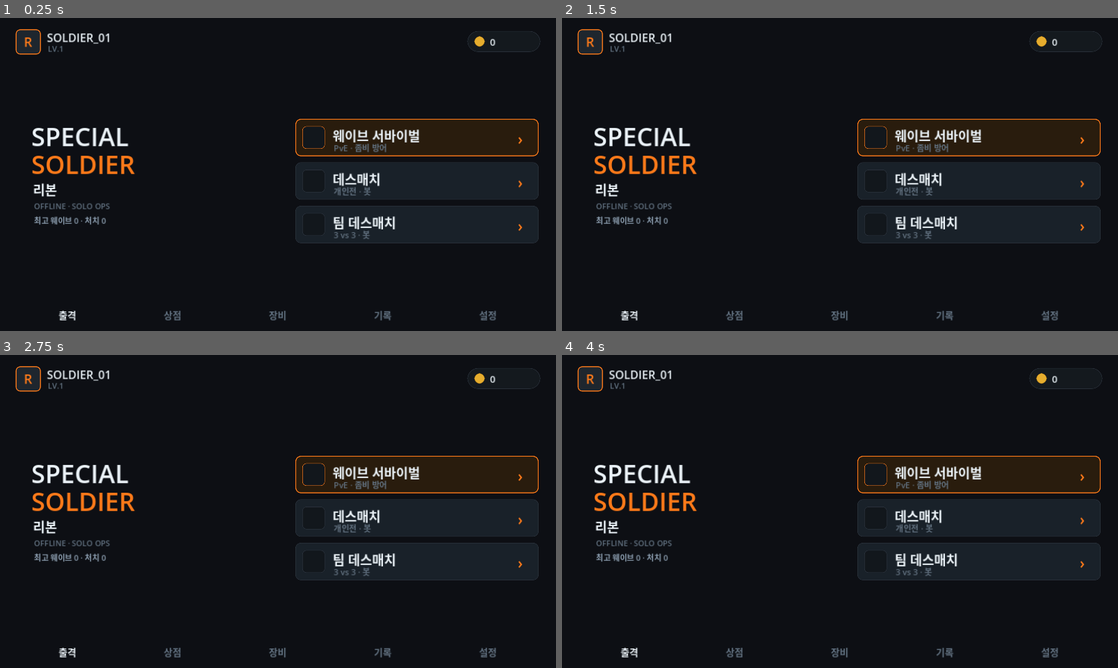
Above: before the commit, frames 1-4 (two rows, left to right).
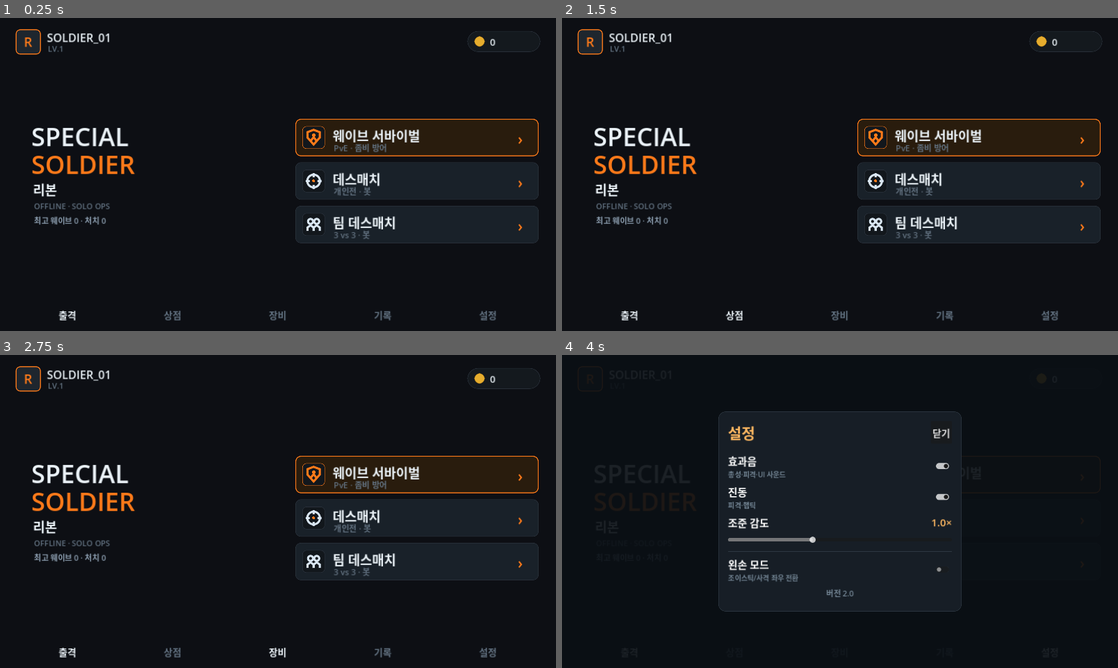
Above: after the commit, the same moments.

Repository: jjongjjongs/Reborn
Game: Godot game, scene res://Menu.tscn
The game is run twice, just before and just after one commit, with the same random seed, the same clock (stepped at 60 frames per second) and the same inputs.
Inputs (mouse positions are in pixels of both pictures, inside the frame that each line leads up to):
- Up to frame 1 (0.25 s): no input
- Up to frame 2 (1.5 s): click (628, 315) at 0.5 s, where only the run after the commit has a clickable "출격"; click (734, 315) at 1.25 s, where only the run after the commit has a clickable "상점"
- Up to frame 3 (2.75 s): click (278, 652) at 2 s, where only the run after the commit has a clickable "장비"
- Up to frame 4 (4 s): click (945, 652) at 2.75 s, where only the run after the commit has a clickable "기록"; click (1051, 652) at 3.5 s, where only the run after the commit has a clickable "설정"

The runs differ from the first frame. In frame 1, 0.2% of the frame differs, in the area x 55-58%, y 35-68%; in frame 2, 0.3%; in frame 3, 0.3%; in frame 4, 9.9%, in the area x 2-98%, y 3-97%.

Commit message:
feat: 설정 시스템 + 메뉴 모드 아이콘 (v21)
- controls.gd: 설정 영속화 — 효과음/진동/조준 감도/왼손 모드(user:// 저장).
  Controls.vibrate() 헬퍼(Input.vibrate_handheld).
- settings.gd (autoload Settings): 설정 오버레이(토글·슬라이더). 메뉴 '설정' 탭과
  일시정지 '설정' 버튼에서 열림. 변경 즉시 저장.
- sfx.gd: 효과음 off면 재생 생략. player.gd: 피격 시 진동.
- joystick.gd: 조준 감도(look_sens) 반영, 왼손 모드 시 조이스틱/버튼 좌우 반전.
- mode_icon.gd (ModeIcon): 메뉴 빈 네모에 벡터 아이콘(방패/레티클/두 명).
- menu.gd: 모드 아이콘 표시, 하단 '설정' 탭 → 설정 열기.
- project.godot: config/version="2.0". 버전 20→21 (1.9→2.0)

Co-Authored-By: Claude Opus 4.8 <noreply@anthropic.com>
Claude-Session: https://claude.ai/code/session_017gCHGQkLFHx2VS6S1QuV14

Diff:
--- a/game/controls.gd
+++ b/game/controls.gd
@@ -49,6 +49,16 @@
 var best_wave: int = 0
 var best_kills: int = 0
 var best_time: float = 0.0
+
+# --- settings (persisted) ---
+var sfx_on: bool = true
+var vibrate_on: bool = true
+var look_sens: float = 1.0      # 0.4 .. 2.0 multiplier
+var left_handed: bool = false
+
+func vibrate(ms: int = 40) -> void:
+	if vibrate_on:
+		Input.vibrate_handheld(ms)
 
 func _ready() -> void:
 	process_mode = Node.PROCESS_MODE_ALWAYS
@@ -111,6 +121,13 @@
 		best_wave = int(data.get("best_wave", 0))
 		best_kills = int(data.get("best_kills", 0))
 		best_time = float(data.get("best_time", 0.0))
+		sfx_on = bool(data.get("sfx_on", true))
+		vibrate_on = bool(data.get("vibrate_on", true))
+		look_sens = clampf(float(data.get("look_sens", 1.0)), 0.4, 2.0)
+		left_handed = bool(data.get("left_handed", false))
+
+func save_settings() -> void:
+	_save_best()
 
 func _save_best() -> void:
 	var f := FileAccess.open(SAVE_PATH, FileAccess.WRITE)
@@ -118,5 +135,7 @@
 		return
 	f.store_string(JSON.stringify({
 		"best_wave": best_wave, "best_kills": best_kills, "best_time": best_time,
+		"sfx_on": sfx_on, "vibrate_on": vibrate_on,
+		"look_sens": look_sens, "left_handed": left_handed,
 	}))
 	f.close()
--- a/game/joystick.gd
+++ b/game/joystick.gd
@@ -37,10 +37,13 @@
 
 func _centers() -> Dictionary:
 	var s := get_viewport().get_visible_rect().size
+	var lh := Controls.left_handed
+	var fx := 150.0 if lh else s.x - 150.0        # fire / jump column
+	var rx := 370.0 if lh else s.x - 370.0        # reload (toward center)
 	return {
-		"fire": Vector2(s.x - 150.0, s.y - 160.0),
-		"jump": Vector2(s.x - 150.0, s.y - 380.0),
-		"reload": Vector2(s.x - 370.0, s.y - 160.0),
+		"fire": Vector2(fx, s.y - 160.0),
+		"jump": Vector2(fx, s.y - 380.0),
+		"reload": Vector2(rx, s.y - 160.0),
 	}
 
 func _role_at(pos: Vector2) -> String:
@@ -51,7 +54,9 @@
 		return "jump"
 	if pos.distance_to(c["reload"]) <= R_SMALL:
 		return "reload"
-	if pos.x < get_viewport().get_visible_rect().size.x * 0.5:
+	var on_left := pos.x < get_viewport().get_visible_rect().size.x * 0.5
+	# move stick lives on the opposite side from the action buttons
+	if on_left == (not Controls.left_handed):
 		return "move"
 	return "look"
 
@@ -103,7 +108,7 @@
 			Controls.move = off / MOVE_RADIUS
 			queue_redraw()
 		if _look.has(d.index):
-			Controls.look += (d.position - _look[d.index]) * LOOK_SENS
+			Controls.look += (d.position - _look[d.index]) * LOOK_SENS * Controls.look_sens
 			_look[d.index] = d.position
 
 func _active(role: String) -> bool:
--- a/game/menu.gd
+++ b/game/menu.gd
@@ -57,11 +57,11 @@
 
 # ---- mode stack (right) ----
 func _mode_stack() -> void:
-	_mode("웨이브 서바이벌", "PvE · 좀비 방어", "res://Main.tscn", 232, true)
-	_mode("데스매치", "개인전 · 봇", "res://Deathmatch.tscn", 332, false)
-	_mode("팀 데스매치", "3 vs 3 · 봇", "res://TeamDeathmatch.tscn", 432, false)
+	_mode("웨이브 서바이벌", "PvE · 좀비 방어", "res://Main.tscn", 232, true, "survival")
+	_mode("데스매치", "개인전 · 봇", "res://Deathmatch.tscn", 332, false, "dm")
+	_mode("팀 데스매치", "3 vs 3 · 봇", "res://TeamDeathmatch.tscn", 432, false, "team")
 
-func _mode(title: String, subtitle: String, scene: String, y: float, primary: bool) -> void:
+func _mode(title: String, subtitle: String, scene: String, y: float, primary: bool, kind: String) -> void:
 	var p := Control.new()
 	p.anchor_left = 1.0; p.anchor_right = 1.0
 	p.offset_left = -600; p.offset_right = -40
@@ -73,6 +73,11 @@
 	p.add_child(bgp)
 	var ic := _panel(Vector2(16, 17), Vector2(52, 52), Color(0.07, 0.09, 0.11), ACCENT if primary else LINE, 1, 9)
 	p.add_child(ic)
+	var icon := ModeIcon.new()
+	icon.kind = kind
+	icon.col = ACCENT if primary else Color(0.85, 0.90, 0.95)
+	icon.set_anchors_preset(Control.PRESET_FULL_RECT)
+	ic.add_child(icon)
 	var t := _label(title, 30, FG, false); t.position = Vector2(86, 16); p.add_child(t)
 	var s := _label(subtitle, 19, DIM, false); s.position = Vector2(88, 52); p.add_child(s)
 	var arr := _label("›", 34, ACCENT, true)
@@ -97,12 +102,16 @@
 	bar.add_theme_constant_override("separation", 10)
 	add_child(bar)
 	for i in ["출격", "상점", "장비", "기록", "설정"]:
-		var l := Label.new(); l.text = i
-		l.add_theme_font_size_override("font_size", 22)
-		l.add_theme_color_override("font_color", FG if i == "출격" else DIM)
-		l.horizontal_alignment = HORIZONTAL_ALIGNMENT_CENTER
-		l.size_flags_horizontal = Control.SIZE_EXPAND_FILL
-		bar.add_child(l)
+		var b := Button.new(); b.text = i; b.flat = true; b.focus_mode = Control.FOCUS_NONE
+		b.add_theme_font_size_override("font_size", 22)
+		b.add_theme_color_override("font_color", FG if i == "출격" else DIM)
+		b.add_theme_color_override("font_hover_color", FG)
+		b.size_flags_horizontal = Control.SIZE_EXPAND_FILL
+		if i == "설정":
+			b.pressed.connect(func() -> void: Sfx.play("ui"); Settings.open())
+		else:
+			b.pressed.connect(func() -> void: Sfx.play("ui"))
+		bar.add_child(b)
 
 # ---- helpers ----
 func _label(txt: String, size: int, col: Color, bold: bool) -> Label:
--- /dev/null
+++ b/game/mode_icon.gd
@@ -0,0 +1,47 @@
+class_name ModeIcon
+extends Control
+## Small vector icon drawn for menu mode buttons (fills the empty tile).
+## kind: "survival" (shield), "dm" (reticle), "team" (two figures).
+
+var kind := "survival"
+var col := Color(1.0, 0.72, 0.38)
+
+func _ready() -> void:
+	mouse_filter = Control.MOUSE_FILTER_IGNORE
+
+func _p(x: float, y: float) -> Vector2:
+	# map a 24x24 design box to the control, centered, 82% scale
+	var d: float = minf(size.x, size.y) * 0.82
+	var ox := (size.x - d) * 0.5
+	var oy := (size.y - d) * 0.5
+	return Vector2(ox + x / 24.0 * d, oy + y / 24.0 * d)
+
+func _w() -> float:
+	return maxf(2.0, minf(size.x, size.y) * 0.07)
+
+func _draw() -> void:
+	match kind:
+		"survival": _shield()
+		"dm": _reticle()
+		"team": _team()
+
+func _shield() -> void:
+	var pts := PackedVector2Array([
+		_p(12, 2), _p(20, 5), _p(20, 12), _p(12, 21), _p(4, 12), _p(4, 5), _p(12, 2)])
+	draw_polyline(pts, col, _w(), true)
+	draw_circle(_p(12, 9), _w() * 1.1, col)
+	draw_polyline(PackedVector2Array([_p(8.5, 16), _p(12, 11.5), _p(15.5, 16)]), col, _w(), true)
+
+func _reticle() -> void:
+	draw_arc(_p(12, 12), minf(size.x, size.y) * 0.28, 0.0, TAU, 40, col, _w(), true)
+	for a in [Vector2(12, 2), Vector2(12, 22), Vector2(2, 12), Vector2(22, 12)]:
+		var dir := (_p(a.x, a.y) - _p(12, 12)).normalized()
+		draw_line(_p(12, 12) + dir * minf(size.x, size.y) * 0.18,
+			_p(12, 12) + dir * minf(size.x, size.y) * 0.34, col, _w(), true)
+	draw_circle(_p(12, 12), _w() * 0.9, Color(1.0, 0.48, 0.1))
+
+func _team() -> void:
+	for cx in [8.0, 16.0]:
+		draw_arc(_p(cx, 8), minf(size.x, size.y) * 0.11, 0.0, TAU, 24, col, _w(), true)
+		draw_polyline(PackedVector2Array([
+			_p(cx - 4, 20), _p(cx - 4, 16), _p(cx, 13), _p(cx + 4, 16), _p(cx + 4, 20)]), col, _w(), true)
--- a/game/pause.gd
+++ b/game/pause.gd
@@ -52,6 +52,7 @@
 	t.horizontal_alignment = HORIZONTAL_ALIGNMENT_CENTER
 	v.add_child(t)
 	v.add_child(_menu_btn("계속하기", 34, _resume))
+	v.add_child(_menu_btn("설정", 28, func() -> void: Sfx.play("ui"); Settings.open()))
 	v.add_child(_menu_btn("메뉴로", 28, _to_menu))
 	add_child(_overlay)
 
--- a/game/player.gd
+++ b/game/player.gd
@@ -52,6 +52,7 @@
 	Controls.hp = maxi(0, Controls.hp - dmg)
 	Fx.hurt()
 	Sfx.play("hurt")
+	Controls.vibrate(45)
 	if Controls.hp <= 0:
 		alive = false
 		if _soldier: _soldier.set_dead(true)
--- a/game/project.godot
+++ b/game/project.godot
@@ -4,6 +4,7 @@
 [application]
 
 config/name="스페셜솔져 리본"
+config/version="2.0"
 run/main_scene="res://Menu.tscn"
 config/icon="res://icon.svg"
 config/features=PackedStringArray("4.3", "GL Compatibility")
@@ -14,6 +15,7 @@
 Sfx="*res://sfx.gd"
 Fx="*res://fx.gd"
 Pause="*res://pause.gd"
+Settings="*res://settings.gd"
 
 [display]
 
--- /dev/null
+++ b/game/settings.gd
@@ -0,0 +1,118 @@
+extends CanvasLayer
+## Settings overlay (autoload). Opened from the menu's 설정 tab and the pause
+## overlay. Writes straight to Controls and persists via Controls.save_settings().
+
+var _sheet: Control
+var _sens_val: Label
+
+func _ready() -> void:
+	layer = 95
+	process_mode = Node.PROCESS_MODE_ALWAYS
+	_build()
+	_sheet.visible = false
+
+func open() -> void:
+	_sync()
+	_sheet.visible = true
+
+func close() -> void:
+	_sheet.visible = false
+
+func _build() -> void:
+	_sheet = Control.new()
+	_sheet.set_anchors_preset(Control.PRESET_FULL_RECT)
+	_sheet.process_mode = Node.PROCESS_MODE_ALWAYS
+	var bg := ColorRect.new(); bg.color = Color(0.04, 0.06, 0.08, 0.92)
+	bg.set_anchors_preset(Control.PRESET_FULL_RECT)
+	bg.mouse_filter = Control.MOUSE_FILTER_STOP
+	_sheet.add_child(bg)
+
+	var panel := PanelContainer.new()
+	panel.anchor_left = 0.5; panel.anchor_right = 0.5; panel.anchor_top = 0.5; panel.anchor_bottom = 0.5
+	panel.offset_left = -280; panel.offset_right = 280; panel.offset_top = -230; panel.offset_bottom = 230
+	var sb := StyleBoxFlat.new()
+	sb.bg_color = Color(0.09, 0.12, 0.15); sb.set_border_width_all(1); sb.border_color = Color(0.18, 0.22, 0.26)
+	sb.set_corner_radius_all(16); sb.set_content_margin_all(22)
+	panel.add_theme_stylebox_override("panel", sb)
+	_sheet.add_child(panel)
+
+	var v := VBoxContainer.new(); v.add_theme_constant_override("separation", 10)
+	panel.add_child(v)
+
+	var head := HBoxContainer.new()
+	var ti := Label.new(); ti.text = "설정"
+	ti.add_theme_font_size_override("font_size", 34)
+	ti.add_theme_color_override("font_color", Color(1.0, 0.72, 0.38))
+	ti.size_flags_horizontal = Control.SIZE_EXPAND_FILL
+	head.add_child(ti)
+	var x := Button.new(); x.text = "닫기"; x.focus_mode = Control.FOCUS_NONE
+	x.add_theme_font_size_override("font_size", 22)
+	x.pressed.connect(func() -> void: Sfx.play("ui"); close())
+	head.add_child(x)
+	v.add_child(head)
+	v.add_child(_sep())
+
+	v.add_child(_toggle("효과음", "총성·피격·UI 사운드", Controls.sfx_on, func(on: bool) -> void:
+		Controls.sfx_on = on; Controls.save_settings()
+		if on: Sfx.play("ui")))
+	v.add_child(_toggle("진동", "피격·햅틱", Controls.vibrate_on, func(on: bool) -> void:
+		Controls.vibrate_on = on; Controls.save_settings()
+		if on: Controls.vibrate(40)))
+
+	# sensitivity
+	var srow := VBoxContainer.new()
+	var sh := HBoxContainer.new()
+	var sl := Label.new(); sl.text = "조준 감도"; sl.add_theme_font_size_override("font_size", 24)
+	sl.size_flags_horizontal = Control.SIZE_EXPAND_FILL
+	sh.add_child(sl)
+	_sens_val = Label.new(); _sens_val.add_theme_font_size_override("font_size", 24)
+	_sens_val.add_theme_color_override("font_color", Color(1.0, 0.72, 0.38))
+	sh.add_child(_sens_val)
+	srow.add_child(sh)
+	var slider := HSlider.new()
+	slider.min_value = 0.4; slider.max_value = 2.0; slider.step = 0.1; slider.value = Controls.look_sens
+	slider.custom_minimum_size = Vector2(0, 34)
+	slider.value_changed.connect(func(val: float) -> void:
+		Controls.look_sens = val; _sens_val.text = "%.1f×" % val; Controls.save_settings())
+	srow.add_child(slider)
+	v.add_child(srow)
+	v.add_child(_sep())
+
+	v.add_child(_toggle("왼손 모드", "조이스틱/사격 좌우 전환", Controls.left_handed, func(on: bool) -> void:
+		Controls.left_handed = on; Controls.save_settings(); Sfx.play("ui")))
+
+	var ver := Label.new()
+	ver.text = "버전 %s" % _app_version()
+	ver.add_theme_font_size_override("font_size", 18)
+	ver.add_theme_color_override("font_color", Color(0.45, 0.52, 0.58))
+	ver.horizontal_alignment = HORIZONTAL_ALIGNMENT_CENTER
+	v.add_child(ver)
+
+	add_child(_sheet)
+
+func _sync() -> void:
+	if _sens_val:
+		_sens_val.text = "%.1f×" % Controls.look_sens
+
+func _toggle(title: String, sub: String, on: bool, cb: Callable) -> Control:
+	var row := HBoxContainer.new()
+	var left := VBoxContainer.new(); left.size_flags_horizontal = Control.SIZE_EXPAND_FILL
+	left.add_theme_constant_override("separation", 0)
+	var t := Label.new(); t.text = title; t.add_theme_font_size_override("font_size", 24)
+	left.add_child(t)
+	var s := Label.new(); s.text = sub; s.add_theme_font_size_override("font_size", 16)
+	s.add_theme_color_override("font_color", Color(0.45, 0.52, 0.58))
+	left.add_child(s)
+	row.add_child(left)
+	var cbx := CheckButton.new(); cbx.button_pressed = on; cbx.focus_mode = Control.FOCUS_NONE
+	cbx.toggled.connect(cb)
+	row.add_child(cbx)
+	return row
+
+func _sep() -> Control:
+	var r := ColorRect.new(); r.color = Color(0.18, 0.22, 0.26)
+	r.custom_minimum_size = Vector2(0, 1)
+	return r
+
+func _app_version() -> String:
+	return str(ProjectSettings.get_setting("application/config/version", "1.9"))
--- a/game/sfx.gd
+++ b/game/sfx.gd
@@ -23,14 +23,14 @@
 
 # ---- playback -------------------------------------------------------------
 func play(name: String, vol_db: float = 0.0) -> void:
-	if not _bank.has(name):
+	if not Controls.sfx_on or not _bank.has(name):
 		return
 	var p: AudioStreamPlayer = _pool[_pi]
 	_pi = (_pi + 1) % _pool.size()
 	p.stream = _bank[name]; p.volume_db = vol_db; p.play()
 
 func play_at(name: String, pos: Vector3, vol_db: float = 0.0) -> void:
-	if not _bank.has(name):
+	if not Controls.sfx_on or not _bank.has(name):
 		return
 	var tree := get_tree()
 	if tree == null or tree.current_scene == null:
Not shown, changed: game/export_presets.cfg
